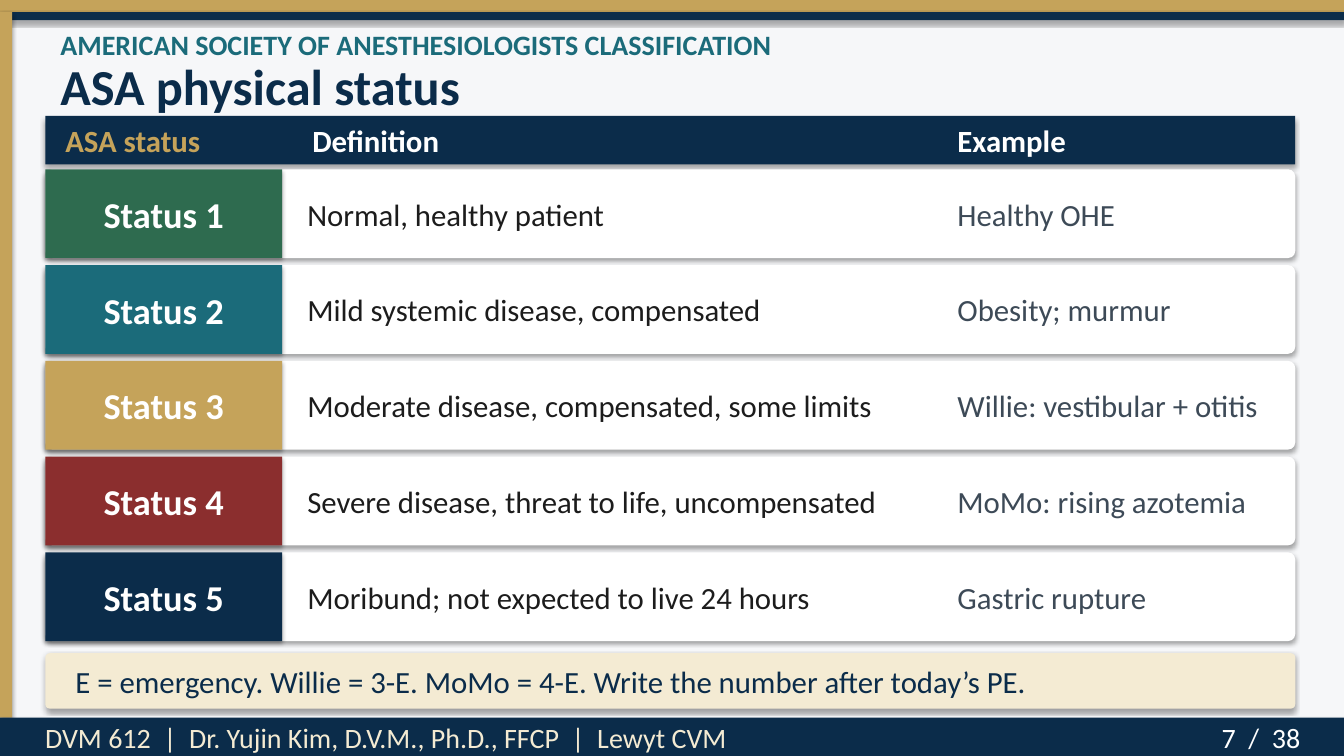
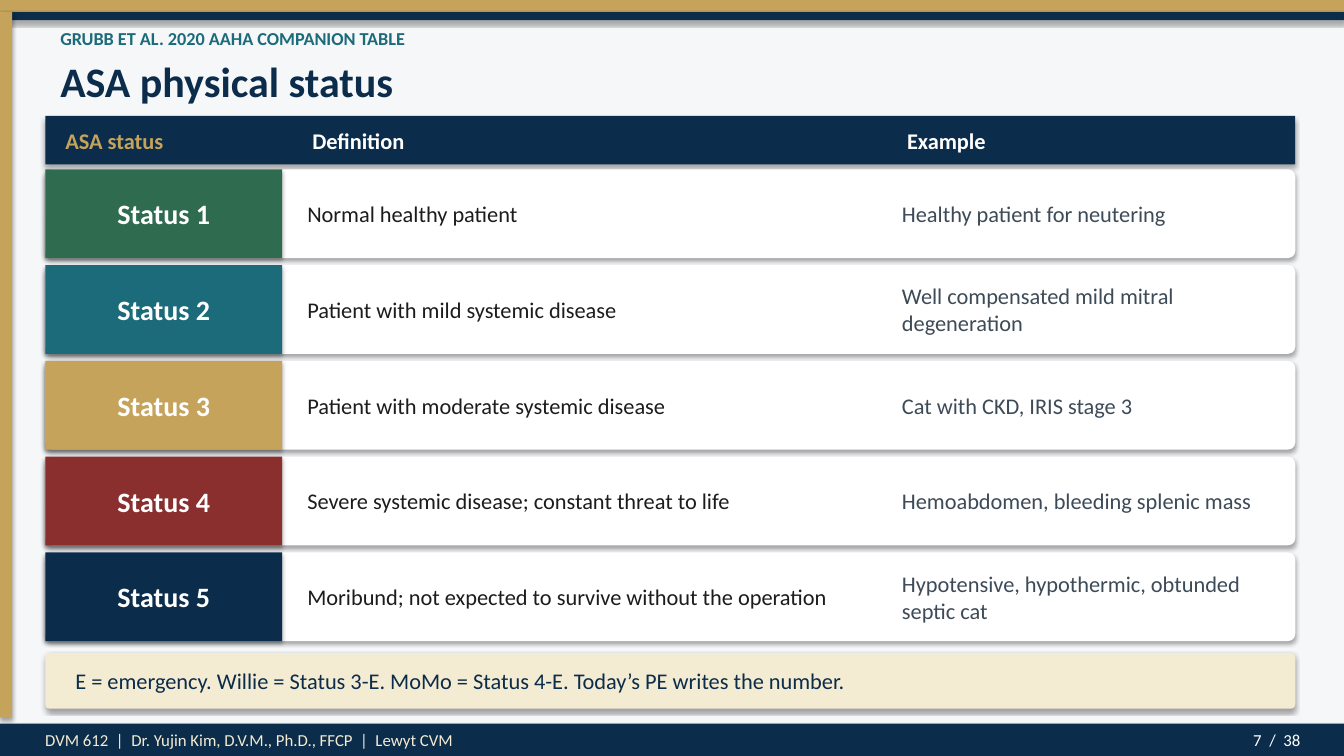
Before and after one commit to drkimvet/happycare, a slide deck: slide 7 of lectures/DVM-612_Week4_Preop_PatientPrep_Postop.pptx. Drawn at 1344x756 pixels with LibreOffice and Linux fonts; fonts in the diff are those of the drawing. Boxes give left, top, right and bottom in pixels: in the first picture for what was removed or moved away, otherwise in the second. Text is boxed around its words. In the diff, an @@ line names an element or a change of style, - is before the commit and + after.

```diff
--- a/lectures/DVM-612_Week4_Preop_PatientPrep_Postop.pptx
+++ b/lectures/DVM-612_Week4_Preop_PatientPrep_Postop.pptx
@@ text "ASA physical status" at [60,67,394,104]: size 36 to 30 pt @@
@@ text at [60,33,405,45]: text changed; size 20 to 13 pt @@
-AMERICAN SOCIETY OF ANESTHESIOLOGISTS CLASSIFICATION
+GRUBB ET AL. 2020 AAHA COMPANION TABLE
@@ size 22 to 16 pt in 3 elements at [65,134,164,149], [312,133,404,149], [907,133,986,153] @@
@@ text "Example": place and size @@
-text "Example" at [957,130,1065,157]
+text "Example" at [907,133,986,153]
@@ text at [307,206,518,226]: text changed; size 22 to 16 pt @@
-Normal, healthy patient
+Normal healthy patient
@@ text at [902,206,1165,226]: text changed; size 22 to 16 pt @@
-Healthy OHE
+Healthy patient for neutering
@@ text at [902,288,1174,335]: text changed; size 22 to 16 pt @@
-Obesity; murmur
+Well compensated mild mitral degeneration
@@ text at [307,302,616,322]: text changed; size 22 to 16 pt @@
-Mild systemic disease, compensated
+Patient with mild systemic disease
@@ text at [307,398,665,418]: text changed; size 22 to 16 pt @@
-Moderate disease, compensated, some limits
+Patient with moderate systemic disease
@@ text at [902,398,1132,418]: text changed; size 22 to 16 pt @@
-Willie: vestibular + otitis
+Cat with CKD, IRIS stage 3
@@ text at [307,493,730,513]: text changed; size 22 to 16 pt @@
-Severe disease, threat to life, uncompensated
+Severe systemic disease; constant threat to life
@@ text at [902,493,1251,513]: text changed; size 22 to 16 pt @@
-MoMo: rising azotemia
+Hemoabdomen, bleeding splenic mass
@@ size 26 to 20 pt in 5 elements at [117,205,210,224], [117,301,210,321], [117,397,210,416], [117,493,210,512], [117,588,210,608] @@
@@ text at [307,589,826,609]: text changed; size 22 to 16 pt @@
-Moribund; not expected to live 24 hours
+Moribund; not expected to survive without the operation
@@ text at [902,576,1240,623]: text changed; size 22 to 16 pt @@
-Gastric rupture
+Hypotensive, hypothermic, obtunded septic cat
@@ text at [75,673,844,693]: text changed; size 22 to 16 pt @@
-E = emergency. Willie = 3-E. MoMo = 4-E. Write the number after today’s PE.
+E = emergency. Willie = Status 3-E. MoMo = Status 4-E. Today’s PE writes the number.
@@ rectangle: place and size @@
-rectangle at [0,718,1344,756]
+rectangle at [0,724,1344,756]
@@ text "DVM 612 | Dr. Yujin ..." at [45,734,453,749]: size 20 to 12 pt @@
@@ text "7 / 38" at [1253,734,1300,746]: size 20 to 12 pt @@
```
Also in this commit, not shown: 37 other slides changed, 2 other files.
